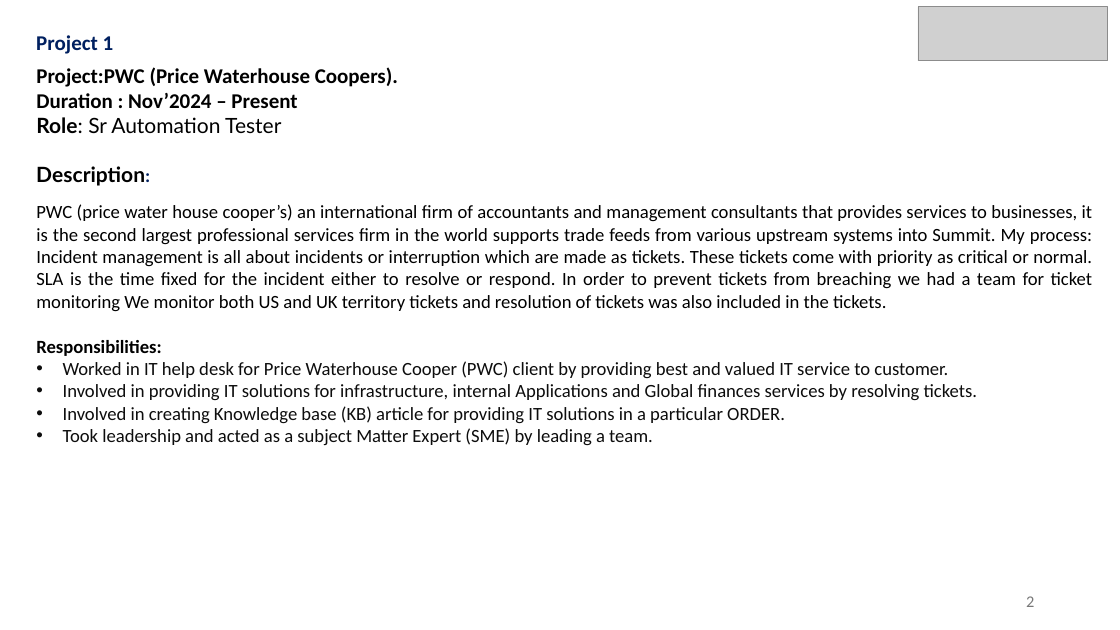
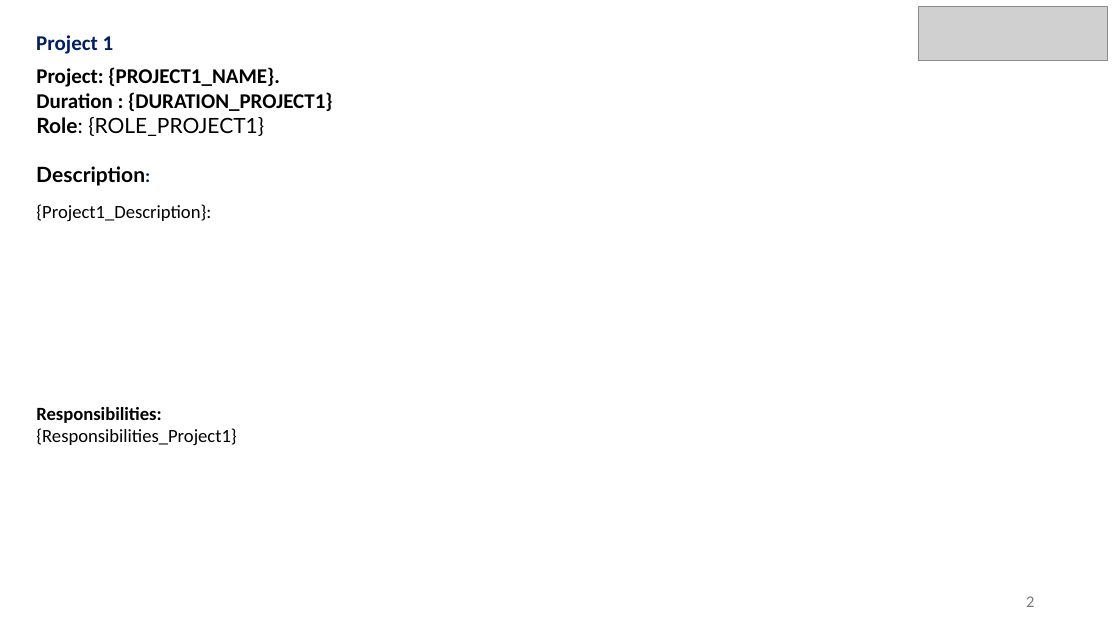
Before and after one commit to mehalisamanta/NexTA, a slide deck: slide 2 of templates/sample_ppt_template.pptx. Drawn at 1120x630 pixels with LibreOffice and Linux fonts; fonts in the diff are those of the drawing; grey boxes stand for pictures. Boxes give left, top, right and bottom in pixels: in the first picture for what was removed or moved away, otherwise in the second. Text is boxed around its words. In the diff, an @@ line names an element or a change of style, - is before the commit and + after.

```diff
--- a/templates/sample_ppt_template.pptx
+++ b/templates/sample_ppt_template.pptx
@@ text at bbox=[36, 67, 333, 136]: text changed @@
-Project:PWC (Price Waterhouse Coopers).
-Duration : Nov’2024 – Present
-Role: Sr Automation Tester
+Project: {PROJECT1_NAME}.
+Duration : {DURATION_PROJECT1}
+Role: {ROLE_PROJECT1}
@@ text at bbox=[36, 204, 211, 221]: text changed @@
-PWC (price water house cooper’s) an international firm of accountants and management consultants that provides services to businesses, it is the second largest professional services firm in the world supports trade feeds from various upstream systems into Summit. My process: Incident management is all about incidents or interruption which are made as tickets. These tickets come with priority as critical or normal. SLA is the time fixed for the incident either to resolve or respond. In order to prevent tickets from breaching we had a team for ticket monitoring We monitor both US and UK territory tickets and resolution of tickets was also included in the tickets.
+{Project1_Description}:
@@ text at bbox=[36, 428, 236, 445]: text changed; text colour #0D0D0D to #000000 @@
-• Worked in IT help desk for Price Waterhouse Cooper (PWC) client by providing best and valued IT service to customer.
-• Involved in providing IT solutions for infrastructure, internal Applications and Global finances services by resolving tickets.
-• Involved in creating Knowledge base (KB) article for providing IT solutions in a particular ORDER.
-• Took leadership and acted as a subject Matter Expert (SME) by leading a team.
+{Responsibilities_Project1}
```
Also in this commit, not shown: 1 other slide changed, 3 slides added, 3 slides removed, 4 other files.
